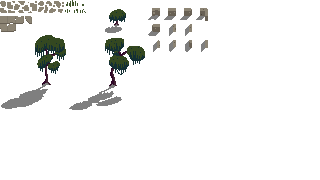
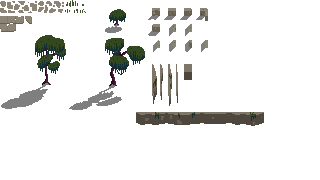
Layer changes from the first 320×180 image to the second:
painted on "tiles" over 136, 64, 264, 126
